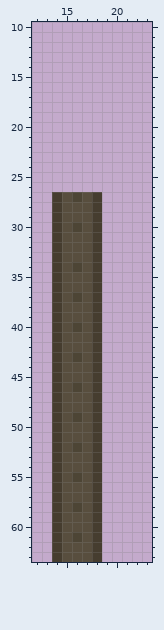
A pixel-art sprite gets an edit: HalloweenThings/build/textures/graves/grave2_s.png. This is how it looked before the edit.
The file is 32x64 pixels. Shown: x 12..23, y 10..63.
After the commit:
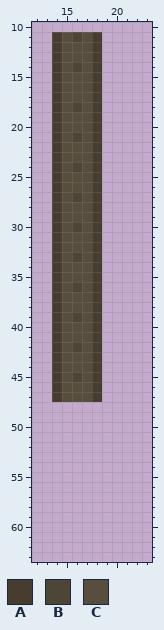
Palette (. is transparent): A #463d2f  B #4d4535  C #584e3e
From old to new:
@@ x 12..23 @@
 10 ............
-11 ............
-12 ............
-13 ............
-14 ............
-15 ............
-16 ............
-17 ............
-18 ............
-19 ............
-20 ............
-21 ............
-22 ............
-23 ............
-24 ............
-25 ............
-26 ............
+11 ..ACBCA.....
+12 ..ACCCA.....
+13 ..ACCCA.....
+14 ..ACBCA.....
+15 ..ACCCA.....
+16 ..ACCCA.....
+17 ..ACCCA.....
+18 ..ACBCA.....
+19 ..ACCCA.....
+20 ..ACCCA.....
+21 ..ACBCA.....
+22 ..ACCCA.....
+23 ..ACCCA.....
+24 ..ACBCA.....
+25 ..ACCCA.....
+26 ..ACCCA.....
 27 ..ACBCA.....
@@ x 12..23 @@
 32 ..ACCCA.....
-33 ..ACCCA.....
-34 ..ACBCA.....
+33 ..ACBCA.....
+34 ..ACCCA.....
 35 ..ACCCA.....
-36 ..ACCCA.....
-37 ..ACBCA.....
+36 ..ACBCA.....
+37 ..ACCCA.....
 38 ..ACCCA.....
-39 ..ACCCA.....
-40 ..ACBCA.....
+39 ..ACBCA.....
+40 ..ACCCA.....
 41 ..ACCCA.....
-42 ..ACCCA.....
-43 ..ACBCA.....
+42 ..ACBCA.....
+43 ..ACCCA.....
 44 ..ACCCA.....
-45 ..ACCCA.....
-46 ..ACBCA.....
+45 ..ACBCA.....
+46 ..ACCCA.....
 47 ..ACCCA.....
-48 ..ACCCA.....
-49 ..ACBCA.....
-50 ..ACCCA.....
-51 ..ACCCA.....
-52 ..ACBCA.....
-53 ..ACCCA.....
-54 ..ACCCA.....
-55 ..ACBCA.....
-56 ..ACCCA.....
-57 ..ACCCA.....
-58 ..ACBCA.....
-59 ..ACCCA.....
-60 ..ACCCA.....
-61 ..ACBCA.....
-62 ..ACCCA.....
-63 ..ACCCA.....
+48 ............
+49 ............
+50 ............
+51 ............
+52 ............
+53 ............
+54 ............
+55 ............
+56 ............
+57 ............
+58 ............
+59 ............
+60 ............
+61 ............
+62 ............
+63 ............
